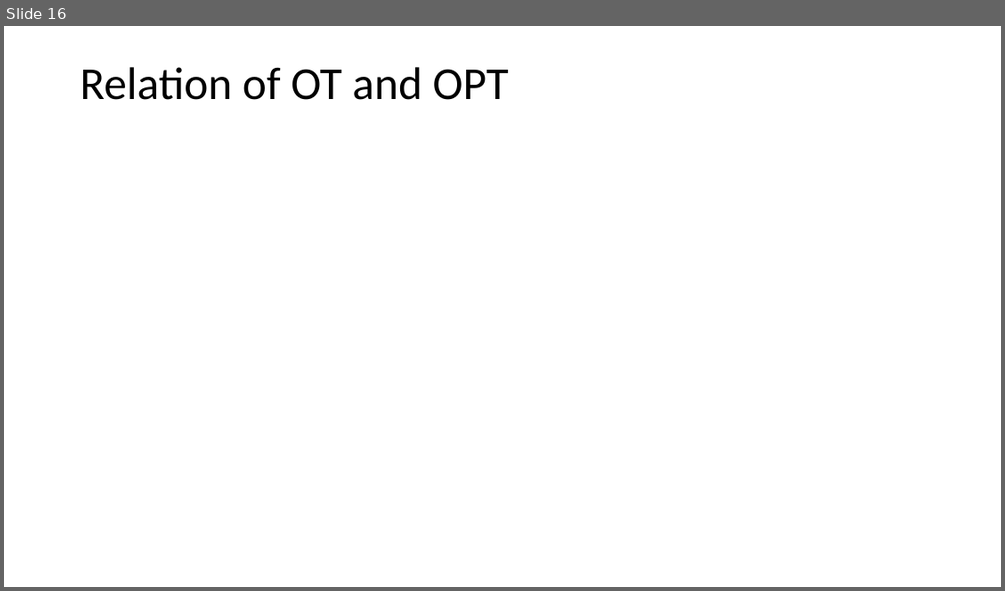
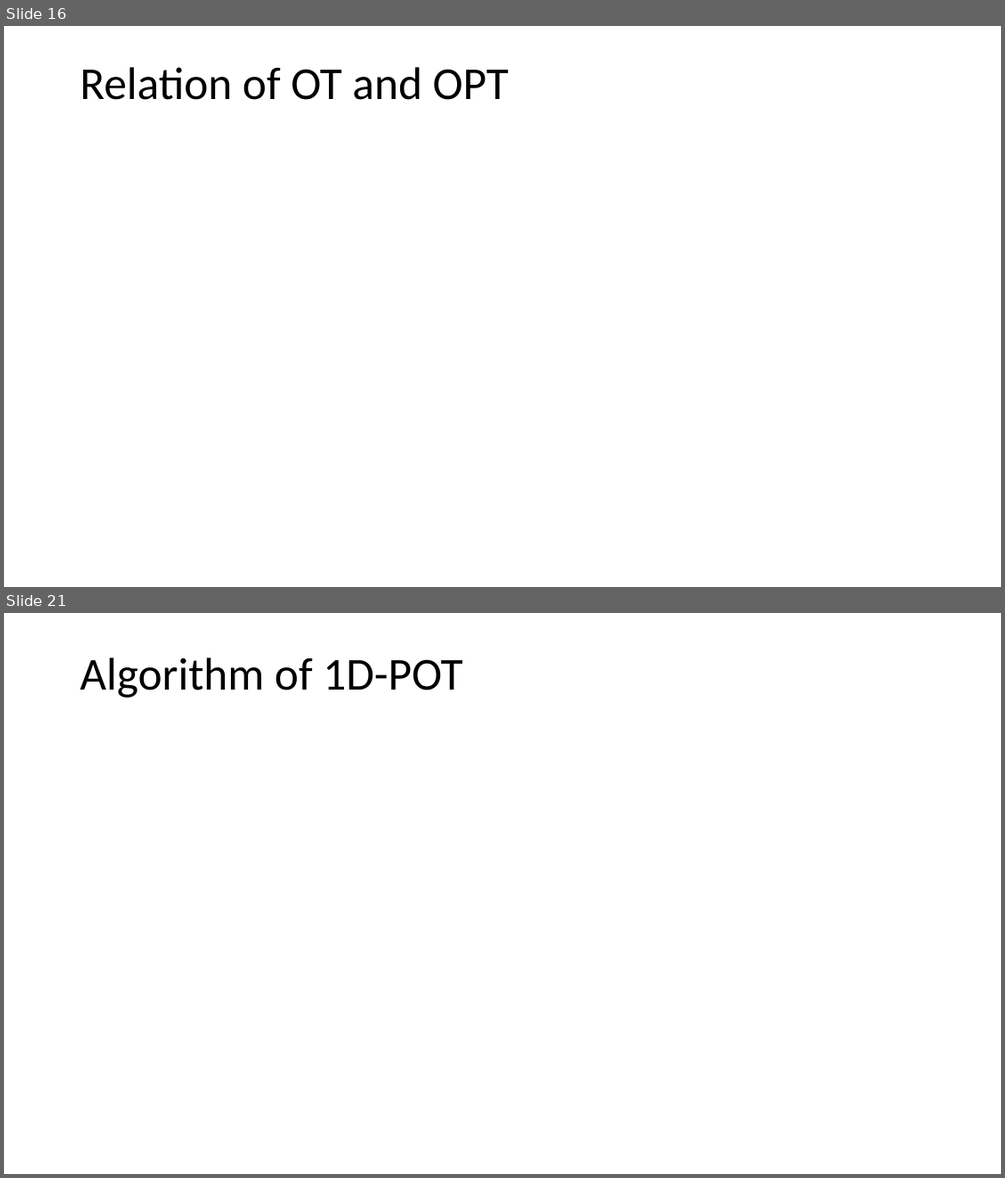
Before and after one commit to yikun-baio/sliced_opt, a slide deck: Sliced Optimal Partial Transport/OPT_Yikun.pptx. Shown one above the other, each under a label of ours: slide 16 before the commit, slides 16 and 21 after it; the slides between them are not shown. The pictures are 1005x591 and 1005x1178 pixels, drawn with LibreOffice and Linux fonts; fonts in the diff are those of the drawing; grey boxes stand for pictures. Boxes give left, top, right and bottom in pixels: in the first picture for what was removed or moved away, otherwise in the second. Text is boxed around its words. In the diff, an @@ line names an element or a change of style, - is before the commit and + after.

```diff
--- a/Sliced Optimal Partial Transport/OPT_Yikun.pptx
+++ b/Sliced Optimal Partial Transport/OPT_Yikun.pptx
@@ slide 21 added at (4, 613, 1001, 1174), background #FFFFFF @@
@@ title added at (80, 657, 462, 698), 44 pt, text #000000 @@
+Algorithm of 1D-POT
```
Also in this commit, not shown: 1 slide changed, 4 other slides added, 1 other file.
